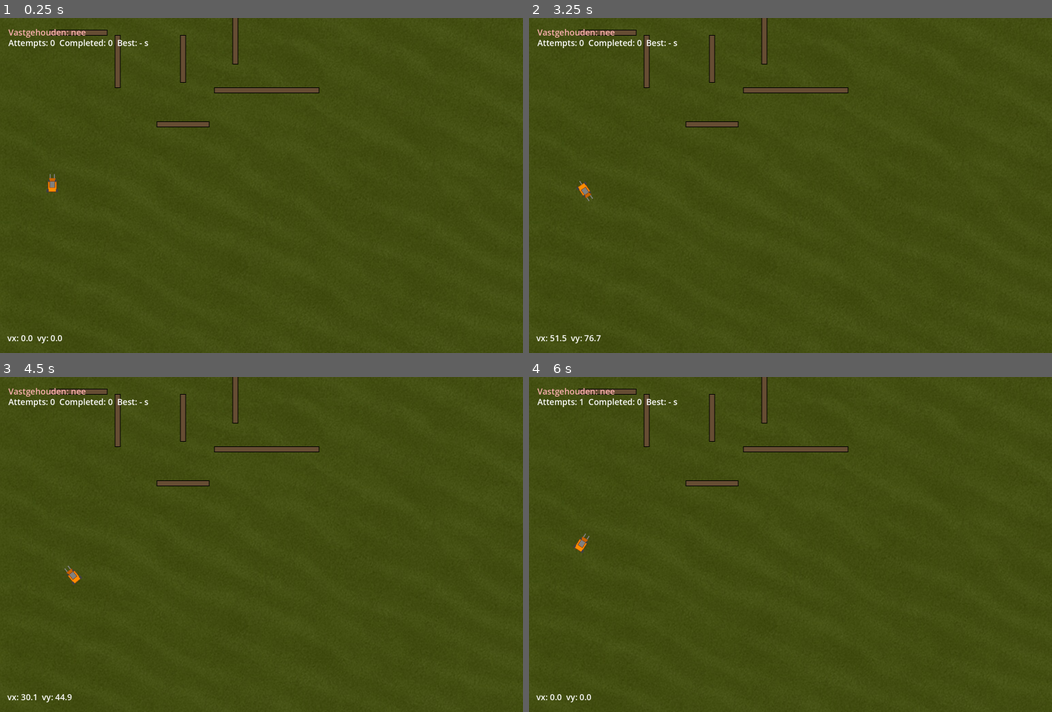
Above: before the commit, frames 1-4 (two rows, left to right).
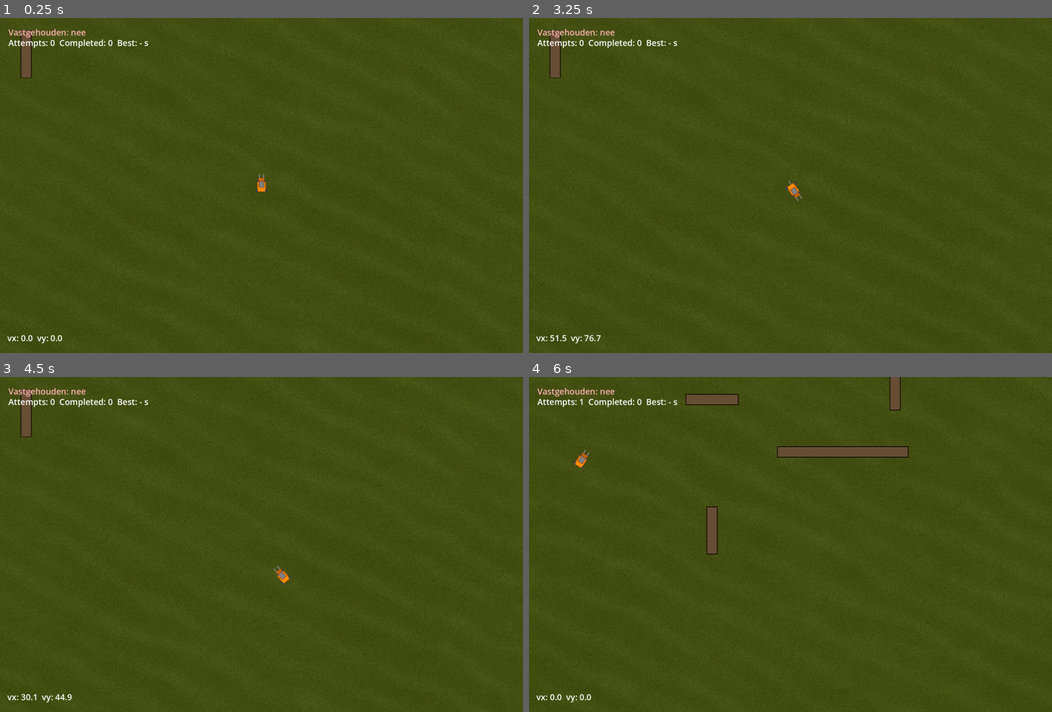
Above: after the commit, the same moments.

Repository: bouwensjohn/godot-puzzle-game
Game: Godot game, scene res://scenes/ChallengeThree.tscn
The game is run twice, just before and just after one commit, with the same random seed, the same clock (stepped at 60 frames per second) and the same inputs. This scene is started directly instead of the project's main scene.
Inputs:
- Up to frame 1 (0.25 s): no input
- Up to frame 2 (3.25 s): tap Enter at 0.5 s; hold Right (ui_right) 0.53-1.28 s; hold Space (grab) 0.53-1.28 s; hold Left (ui_left) 1.28-2.03 s; tap 1 at 1.35 s; hold Right (ui_right) 2.03-2.78 s; tap 9 at 2.1 s; hold Up (ui_up) from 2.78 s (still down); tap 0 at 2.85 s
- Up to frame 3 (4.5 s): release Up (ui_up) at 3.53 s; hold Space (grab) 3.53-4.28 s; hold Left (ui_left) from 3.53 s (still down); tap 1 at 4.35 s
- Up to frame 4 (6 s): tap 9 at 5.1 s; tap R (reset) at 5.75 s; release Left (ui_left) at 5.78 s; hold Right (ui_right) from 5.78 s (still down); tap 0 at 5.85 s

The runs differ from the first frame. In frame 1, 1.7% of the frame differs, in the area x 3-62%, y 0-53%; in frame 2, 1.7%; in frame 3, 1.7%; in frame 4, 2.6%, in the area x 8-73%, y 0-53%.

Commit message:
feat: 2x world + Camera2D scrolling in Challenges 1-3; fix: splash image layout; background scale_factor support

Diff:
--- a/scripts/challenge_three.gd
+++ b/scripts/challenge_three.gd
@@ -40,15 +40,17 @@
 	var wall_scene: PackedScene = load("res://scenes/Wall.tscn") as PackedScene
 	var maze_segments := [
 		# Vertical columns with wide central/top gaps to keep corridors open
-		{ "pos": Vector2(450, 260), "size": Vector2(20, 200) },
-		{ "pos": Vector2(450, 550), "size": Vector2(20, 200) },
-		{ "pos": Vector2(900, 360), "size": Vector2(20, 400) },
-		{ "pos": Vector2(700, 540), "size": Vector2(20, 180) },
+		{ "pos": Vector2(430, 250), "size": Vector2(40, 200) },
+		{ "pos": Vector2(450, 550), "size": Vector2(40, 200) },
+		{ "pos": Vector2(900, 360), "size": Vector2(40, 400) },
+		{ "pos": Vector2(700, 1290), "size": Vector2(40, 180) },
+		{ "pos": Vector2(1400, 540), "size": Vector2(40, 580) },
 		# Horizontal segments shaping a path while keeping wide passages
-		{ "pos": Vector2(570, 360), "size": Vector2(200, 20) },
-		{ "pos": Vector2(1020, 660), "size": Vector2(400, 20) },
-		{ "pos": Vector2(300, 440), "size": Vector2(220, 20) },
-		{ "pos": Vector2(700, 790), "size": Vector2(200, 20) }
+		{ "pos": Vector2(570, 360), "size": Vector2(200, 40) },
+		{ "pos": Vector2(1020, 660), "size": Vector2(400, 40) },
+		{ "pos": Vector2(300, 440), "size": Vector2(220, 40) },
+		{ "pos": Vector2(1200, 990), "size": Vector2(500, 40) },
+		{ "pos": Vector2(700, 790), "size": Vector2(200, 40) }
 	]
 	walls = [] as Array[StaticBody2D]
 	for seg in maze_segments:
@@ -74,7 +76,7 @@
 	camera.limit_bottom = int(WORLD_H)
 	add_child(camera)
 
-	forklift.global_position = Vector2(W*0.1, H*0.8)
+	forklift.global_position = Vector2(W*0.8, H*1.4)
 	forklift.rotation = -PI/2.0
 	forklift.set("velocity", Vector2.ZERO)
 	piece.global_position = Vector2(W*0.15, H*0.2)
